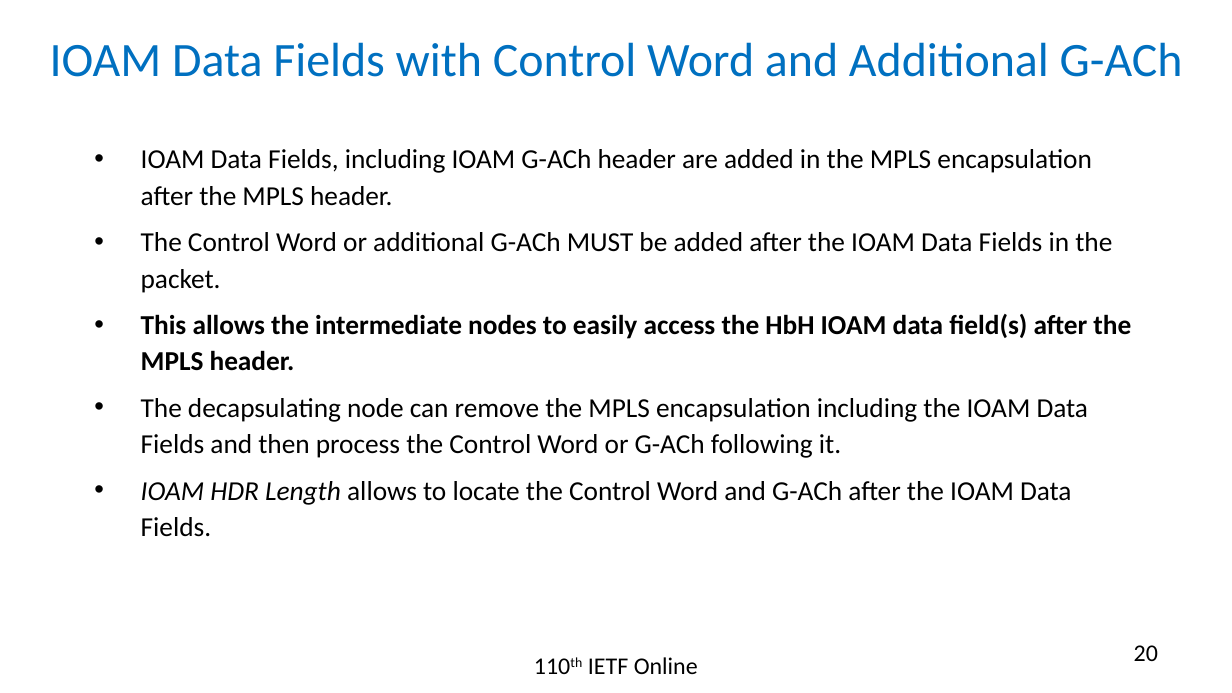
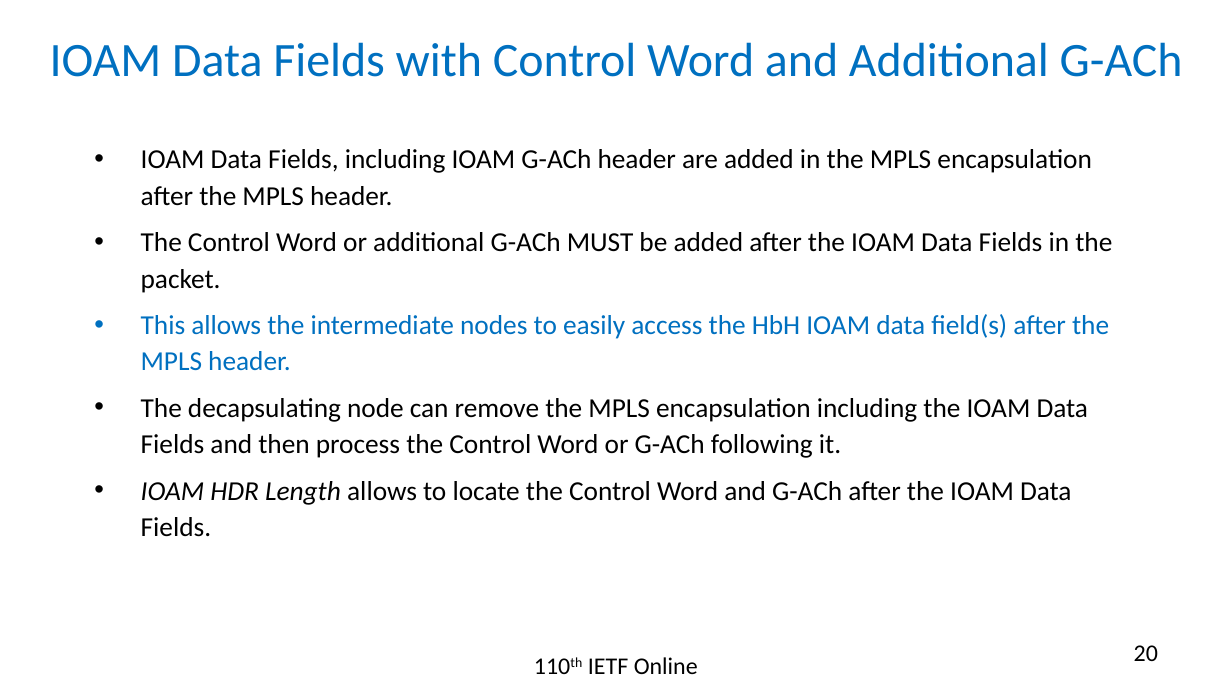
Before and after one commit to rakgandhi/ietf-slides, a slide deck: slide 20 of draft-gandhi-mpls-ioam-sr-06.pptx. Drawn at 1232x693 pixels with LibreOffice and Linux fonts; fonts in the diff are those of the drawing. Boxes give left, top, right and bottom in pixels: in the first picture for what was removed or moved away, otherwise in the second. Text is boxed around its words. In the diff, an @@ line names an element or a change of style, - is before the commit and + after.

```diff
--- a/draft-gandhi-mpls-ioam-sr-06.pptx
+++ b/draft-gandhi-mpls-ioam-sr-06.pptx
@@ text at (x1=141, y1=314, x2=1109, y2=371): text colour #000000 to #0070C0, bold off in "This allows the intermediate nodes to easily ..." @@
```
Also in this commit, not shown: 4 other slides changed, 1 other file.
